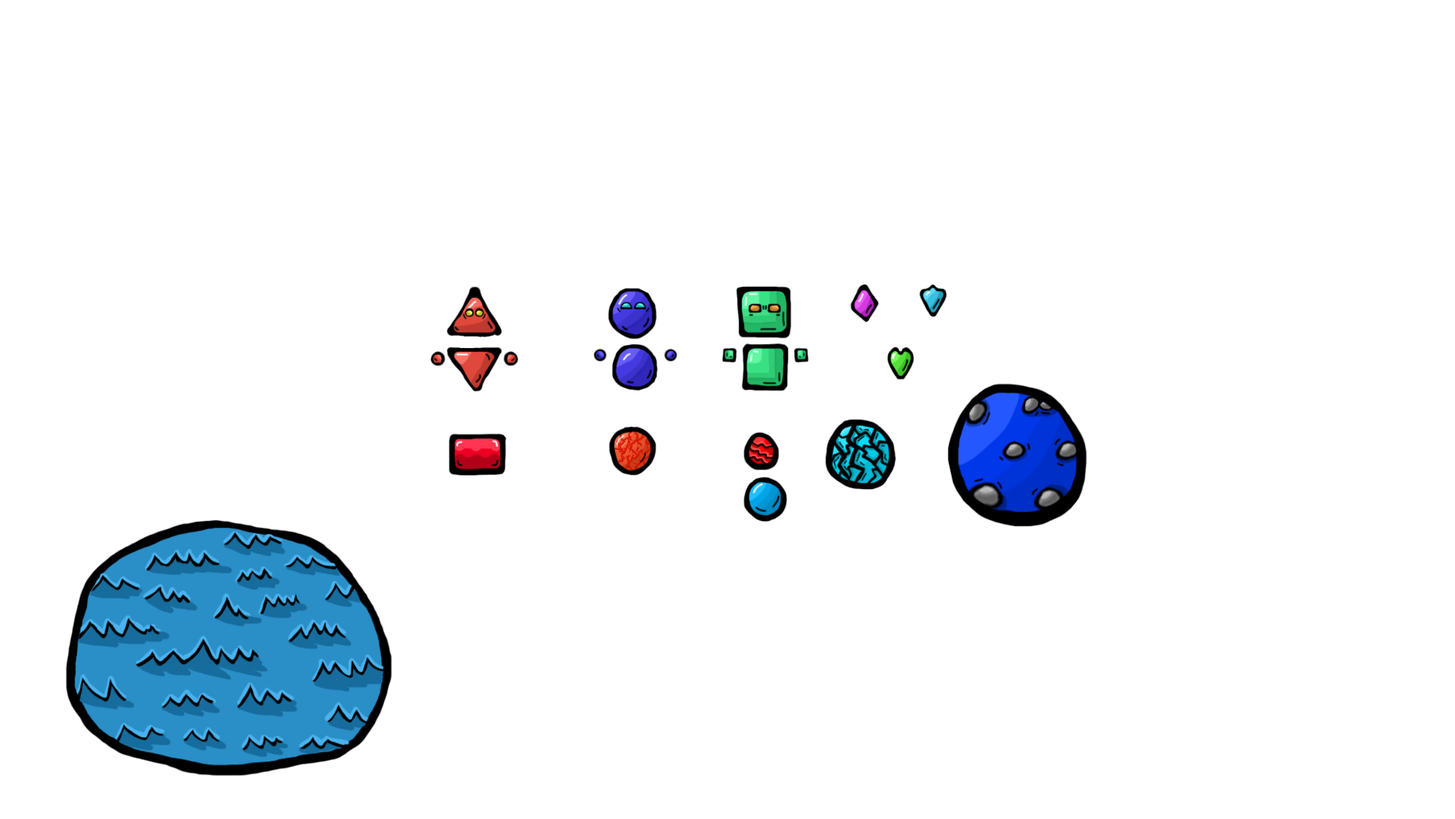
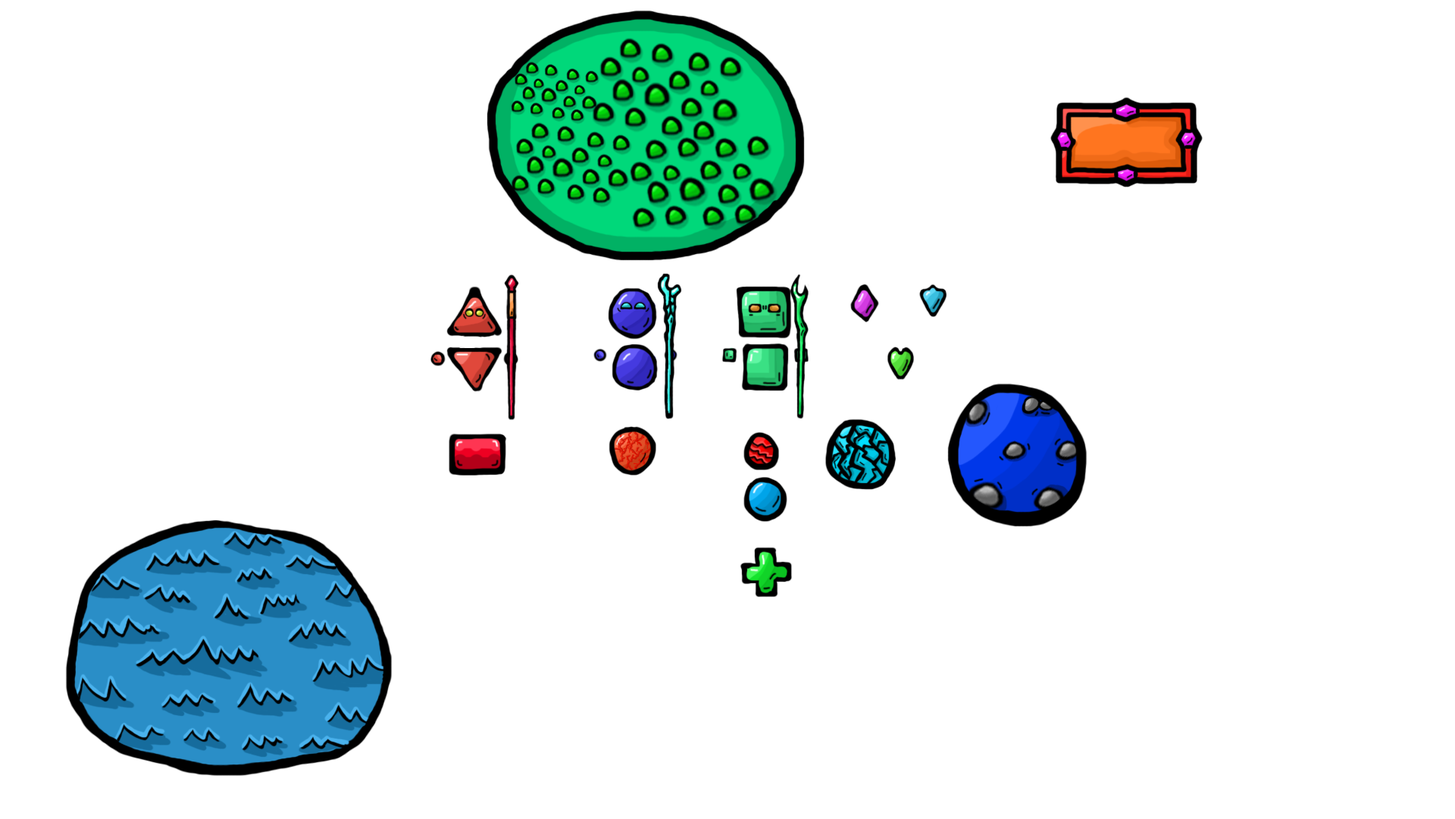
Layers edited between the first and the second 1455px x 819px image:
added layer "FireMageSelectButton" above "FreezeMageStaff" over (x1=1049, y1=97, x2=1204, y2=188)
added layer "FreezeMageStaff" above "HealingMageStaff" over (x1=657, y1=272, x2=683, y2=420)
added layer "HealingMageStaff" above "FireMageStaff copy" over (x1=789, y1=273, x2=810, y2=420)
added layer "FireMageStaff copy" above "HealingFloor" over (x1=504, y1=273, x2=520, y2=421)
added group "HealingFloor" (1st of 2) with 5 layers above "HealEffect" over (x1=486, y1=9, x2=805, y2=261)
added layer "details copy 25" in group "HealingFloor" over (x1=510, y1=61, x2=601, y2=125)
added layer "details copy 24" in group "HealingFloor" over (x1=510, y1=122, x2=633, y2=208)
added layer "details copy 23" in group "HealingFloor" over (x1=629, y1=134, x2=779, y2=233)
added layer "details copy 15" in group "HealingFloor" over (x1=592, y1=37, x2=745, y2=148)
added layer "HealingFloor" (2nd of 2, in "HealingFloor") in group "HealingFloor" over (x1=486, y1=9, x2=805, y2=261)
added layer "HealEffect" above "FreezingFloor" over (x1=739, y1=546, x2=793, y2=598)
